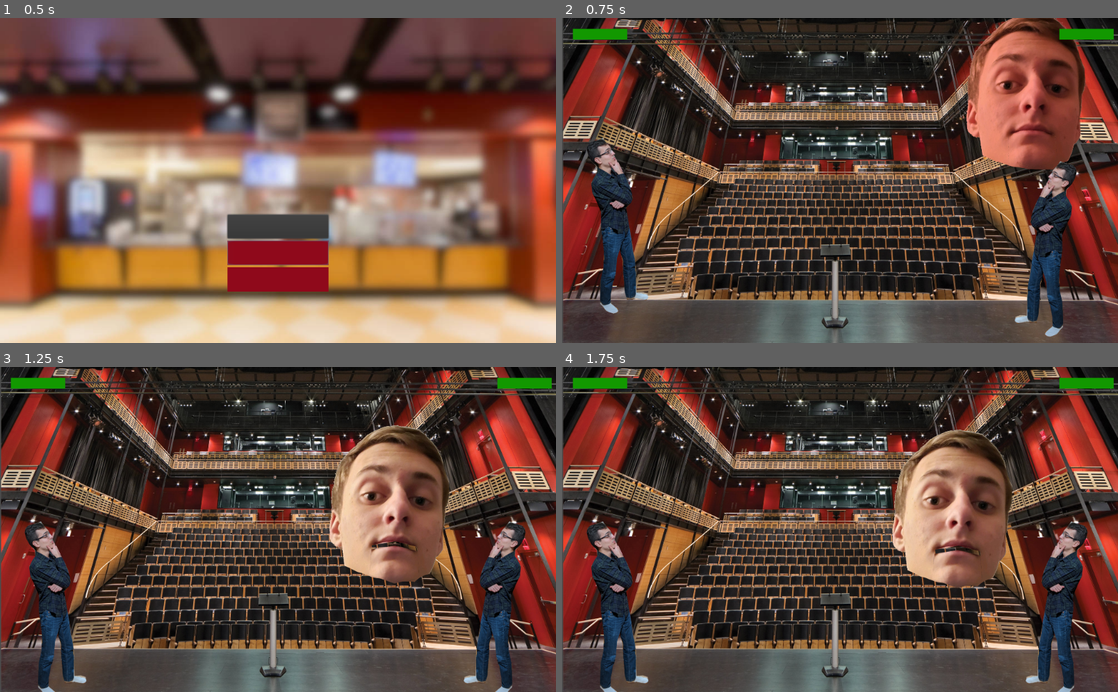
Above: before the commit, frames 1-4 (two rows, left to right).
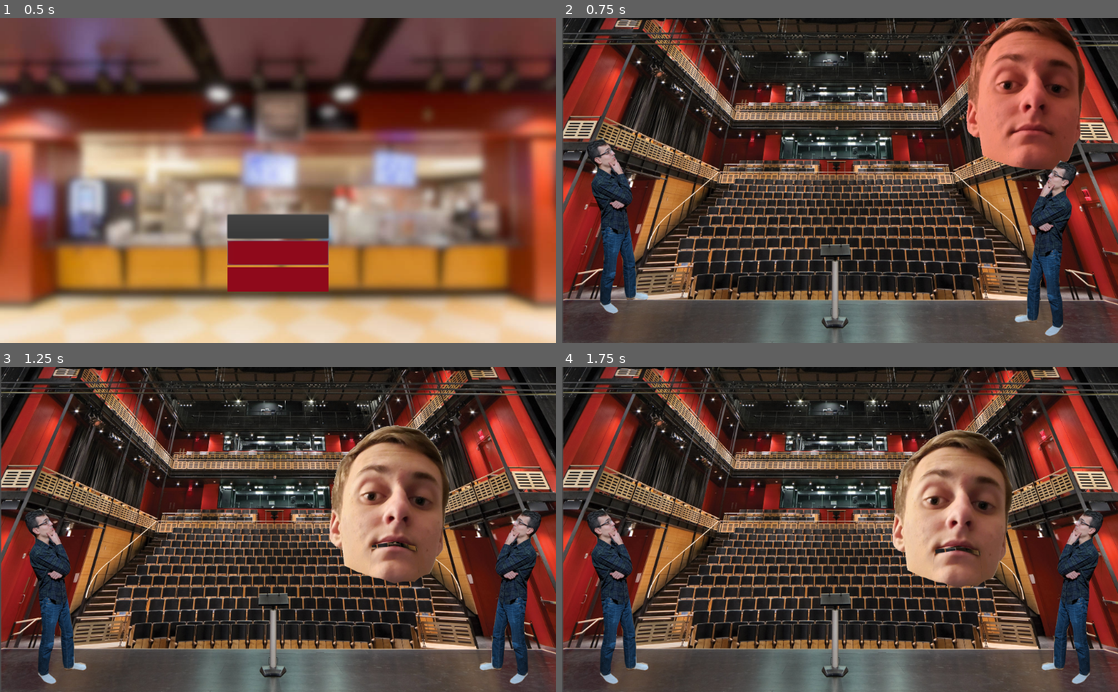
Above: after the commit, the same moments.

Repository: Apexal/wrathskeller
Game: Godot game, scene res://src/scenes/menu/Menu.tscn
The game is run twice, just before and just after one commit, with the same random seed, the same clock (stepped at 60 frames per second) and the same inputs.
Inputs (mouse positions are in pixels of both pictures, inside the frame that each line leads up to):
- Up to frame 1 (0.5 s): no input
- Up to frame 2 (0.75 s): click "Training" at 0.5 s
- Up to frame 3 (1.25 s): no input
- Up to frame 4 (1.75 s): move the mouse to (962, 513) at 1.27 s

Frame 1 is identical in both runs. In frame 2, 1.0% of the frame differs, in the area x 1-100%, y 3-99%; in frame 3, 6.2%, in the area x 1-100%, y 3-100%; in frame 4, 6.2%.

Commit message:
Prepare for attack audio files

Diff:
--- a/src/actors/actor.gd
+++ b/src/actors/actor.gd
@@ -1,5 +1,13 @@
+"""
+An Actor represents a kinematic body that is affected by gravity and has health.
+
+Players inherit from Actor, and NPCs would also inherit from Actor.
+"""
 class_name Actor
 extends KinematicBody2D
+
+signal health_changed
+signal died
 
 const FLOOR_NORMAL = Vector2.UP # The direction of the floor, for move_and_slide
 
@@ -8,12 +16,36 @@
 export(float) var max_health := 100.0
 
 var _health := max_health
-var _is_alive := true
+var _is_alive := true # Always check this before doing things!
 
 var _velocity := Vector2.ZERO # Movement velocity
 
 var target_to_face: KinematicBody2D # If set, will always face this body
 var _is_facing_right := true # Used to determine when to flip to face target
+
+func take_damage(damage_amount: float) -> float:
+	"""
+	Inflicts `damage_amount` damage on the actor. If health drops below 0,
+	`_is_alive` is set to false. The health after damage is always returned.
+
+	When `_is_alive` is false or damage is a negative amount, this has no effect.
+	"""
+
+	if _is_alive:
+		return 0.0
+
+	if damage_amount < 0:
+		return _health
+
+	_health -= damage_amount
+	emit_signal("health_changed", _health)
+
+	if _health <= 0:
+		_health = 0
+		_is_alive = false
+		emit_signal("died")
+
+	return _health
 
 func _face_target():
 	# Always make sure to face the target, if set
@@ -23,6 +55,12 @@
 			scale.x = -1
 
 func _physics_process(delta):
+	"""
+	This is called after other _physics_process methods that are defined on classes that extend Actor.
+
+	It applies gravity to the current velocity, applies the velocity, and faces the target.
+	"""
+
 	_velocity.y += gravity * delta
 	move_and_slide(_velocity, FLOOR_NORMAL)
 	_face_target()
--- a/src/actors/attack.gd
+++ b/src/actors/attack.gd
@@ -3,3 +3,5 @@
 
 export(String) var attack_name := ""
 export(String) var animation_name := ""
+export(AudioStream) var default_audio
+export(Dictionary) var per_character_audio
--- a/src/actors/players/frank/Frank.tscn
+++ b/src/actors/players/frank/Frank.tscn
@@ -1,7 +1,8 @@
-[gd_scene load_steps=42 format=2]
+[gd_scene load_steps=43 format=2]
 
 [ext_resource path="res://src/actors/players/frank/sprites/frank2.png" type="Texture" id=1]
 [ext_resource path="res://src/actors/players/player.gd" type="Script" id=2]
+[ext_resource path="res://src/actors/attack.gd" type="Script" id=3]
 
 [sub_resource type="AnimationNodeAnimation" id=29]
 animation = "block"
@@ -151,8 +152,6 @@
 
 [node name="HitCollider" type="CollisionShape2D" parent="HitArea"]
 modulate = Color( 1, 0, 0, 1 )
-position = Vector2( 128, 67.2575 )
-scale = Vector2( 1, 1 )
 shape = SubResource( 61 )
 
 [node name="HurtArea" type="Area2D" parent="."]
@@ -165,5 +164,13 @@
 [node name="Bottom" type="CollisionShape2D" parent="HurtArea"]
 modulate = Color( 0.301961, 0.298039, 0.988235, 1 )
 position = Vector2( -14.5, 36.596 )
-scale = Vector2( 1, 1 )
 shape = SubResource( 63 )
+
+[node name="AudioPlayer" type="AudioStreamPlayer2D" parent="."]
+
+[node name="Attacks" type="Node" parent="."]
+
+[node name="Attack1" type="Node" parent="Attacks"]
+script = ExtResource( 3 )
+per_character_audio = {
+}
--- a/src/actors/players/player.gd
+++ b/src/actors/players/player.gd
@@ -6,7 +6,7 @@
 export(String) var player_name := ""
 export(int) var player_number := 1
 
-var _damage_cool_down := 0.25
+var _damage_cool_down := 0.25 # How many seconds after being damaged are you invincible
 
 func _ready():
 	pass
--- a/src/scenes/training/TrainingLevel.tscn
+++ b/src/scenes/training/TrainingLevel.tscn
@@ -30,7 +30,7 @@
 [node name="StaticBody2D" type="StaticBody2D" parent="Floor"]
 
 [node name="CollisionShape2D" type="CollisionShape2D" parent="Floor/StaticBody2D"]
-position = Vector2( 514, 19 )
+position = Vector2( 514, -5 )
 shape = SubResource( 8 )
 
 [node name="StaticBody2D2" type="StaticBody2D" parent="Floor"]
@@ -56,24 +56,3 @@
 
 [node name="Player2StartPos" type="Position2D" parent="."]
 position = Vector2( 885, 335 )
-
-[node name="Player1HealthBar" type="ColorRect" parent="."]
-margin_left = 20.0
-margin_top = 20.0
-margin_right = 120.0
-margin_bottom = 40.0
-color = Color( 0.0745098, 0.6, 0, 1 )
-__meta__ = {
-"_edit_use_anchors_": false
-}
-
-[node name="Player2HealthBar" type="ColorRect" parent="."]
-margin_left = 916.0
-margin_top = 20.0
-margin_right = 1016.0
-margin_bottom = 40.0
-grow_horizontal = 0
-color = Color( 0.0745098, 0.6, 0, 1 )
-__meta__ = {
-"_edit_use_anchors_": false
-}
